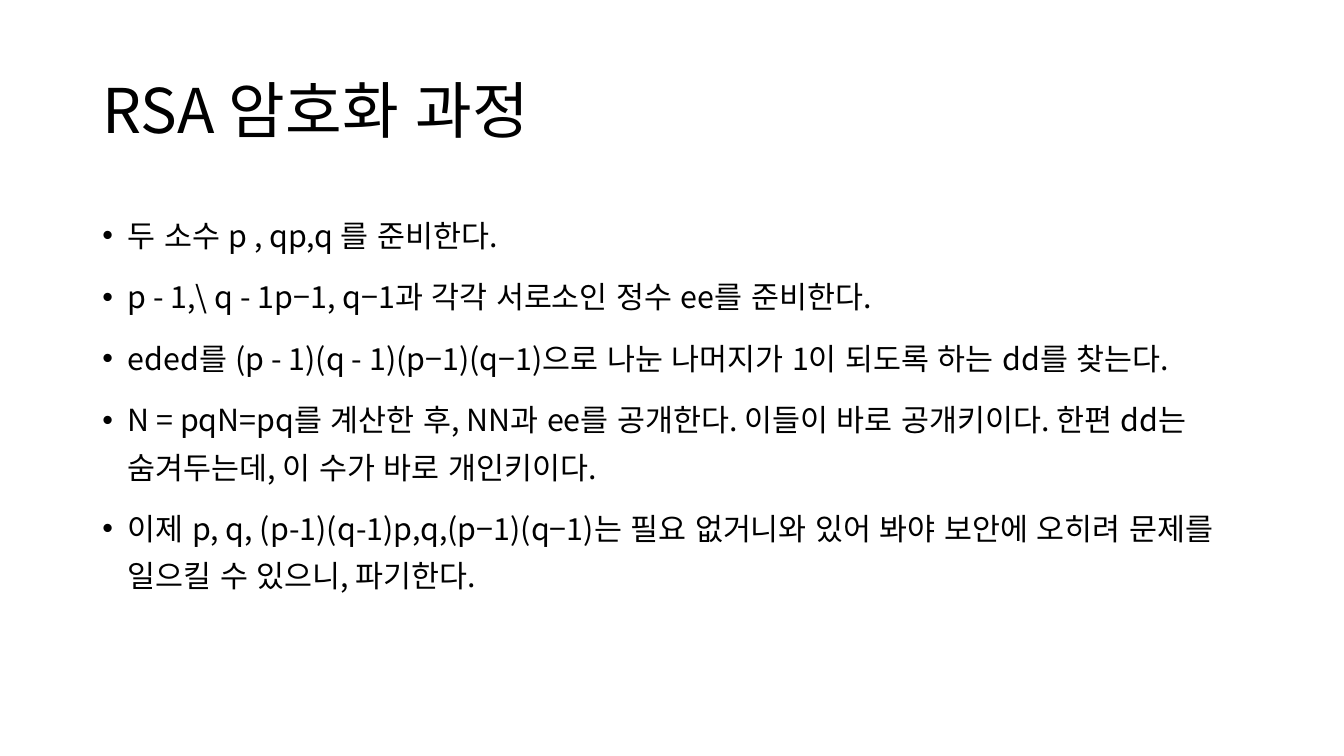
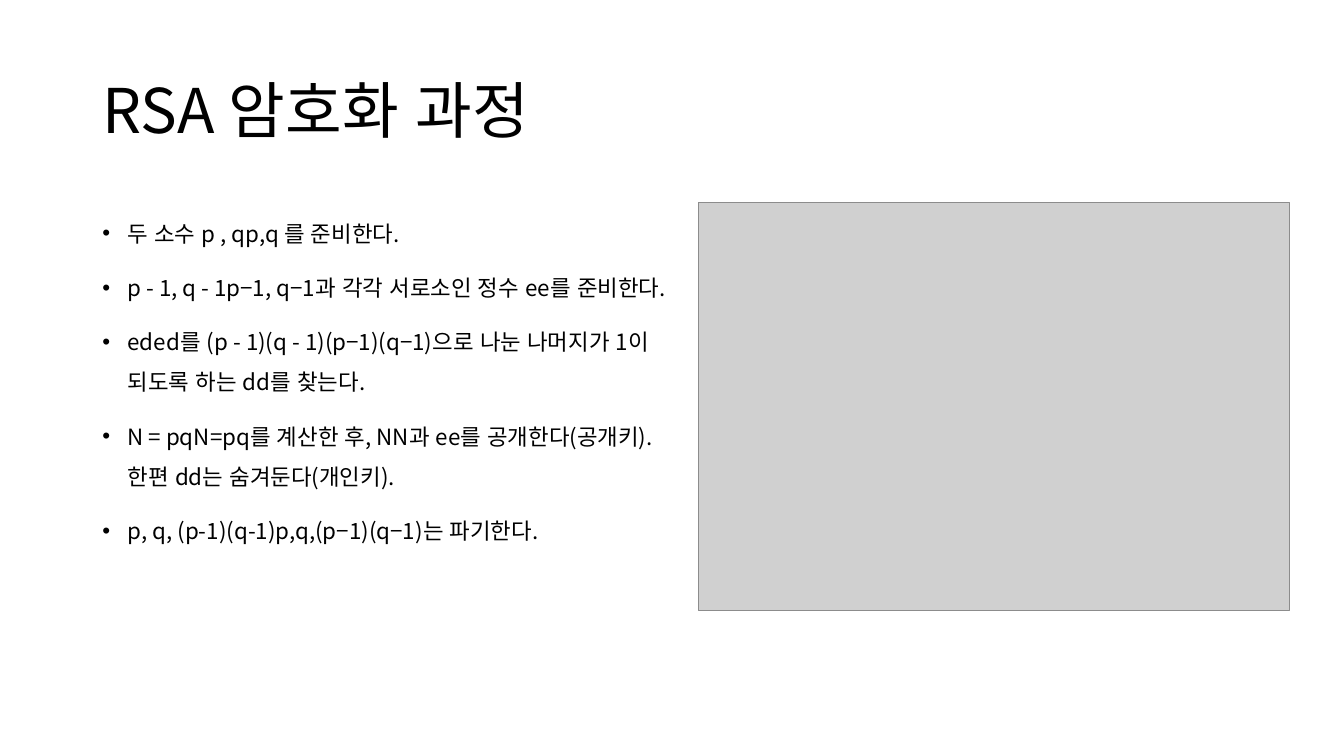
Before and after one commit to alphaday11/-, a slide deck: slide 7 of 정보 피피티.pptx. Drawn at 1344x756 pixels with LibreOffice and Linux fonts; fonts in the diff are those of the drawing; grey boxes stand for pictures. Boxes give left, top, right and bottom in pixels: in the first picture for what was removed or moved away, otherwise in the second. Text is boxed around its words. In the diff, an @@ line names an element or a change of style, - is before the commit and + after.

```diff
--- a/정보 피피티.pptx
+++ b/정보 피피티.pptx
@@ picture added at bbox=[699, 203, 1290, 611] @@
@@ text at bbox=[128, 223, 649, 392]: size 21.7 to 16 pt in "두 소수 p , qp,q 를 준비한다.", "eded를 (p - 1)(q - 1)(p−1)(q−1)으로 나눈 ..."; line spacing 1.3 to 1.5 @@
@@ text at bbox=[128, 277, 666, 301]: text changed; size 21.7 to 16 pt @@
-• p - 1,\ q - 1p−1, q−1과 각각 서로소인 정수 ee를 준비한다.
+• p - 1, q - 1p−1, q−1과 각각 서로소인 정수 ee를 준비한다.
@@ text at bbox=[128, 426, 652, 544]: text changed; size 21.7 to 16 pt @@
-• N = pqN=pq를 계산한 후, NN과 ee를 공개한다. 이들이 바로 공개키이다. 한편 dd는 숨겨두는데, 이 수가 바로 개인키이다.
-• 이제 p, q, (p-1)(q-1)p,q,(p−1)(q−1)는 필요 없거니와 있어 봐야 보안에 오히려 문제를 일으킬 수 있으니, 파기한다.
+• N = pqN=pq를 계산한 후, NN과 ee를 공개한다(공개키). 한편 dd는 숨겨둔다(개인키).
+• p, q, (p-1)(q-1)p,q,(p−1)(q−1)는 파기한다.
```
Also in this commit, not shown: 1 slide added.
